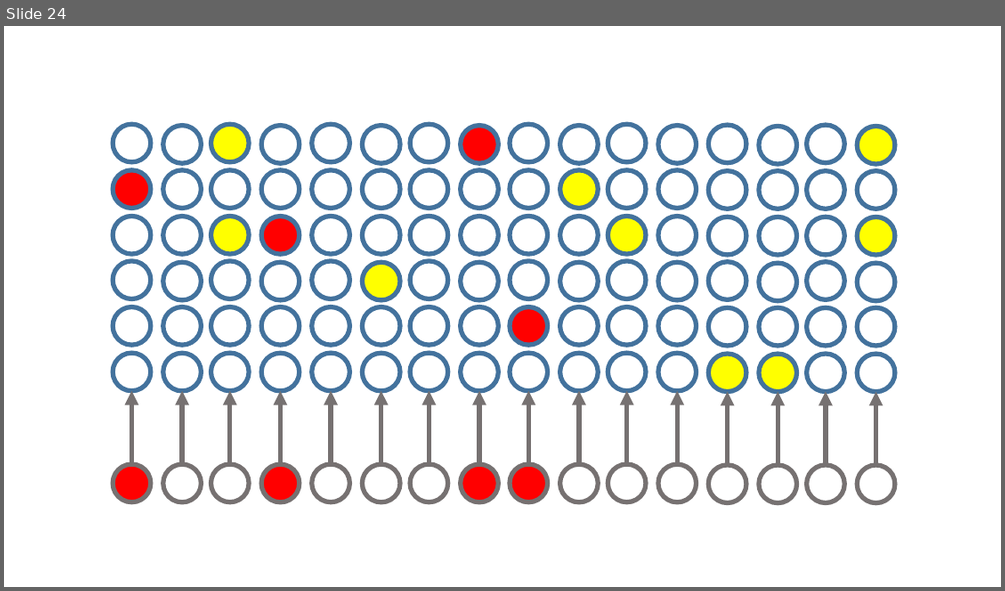
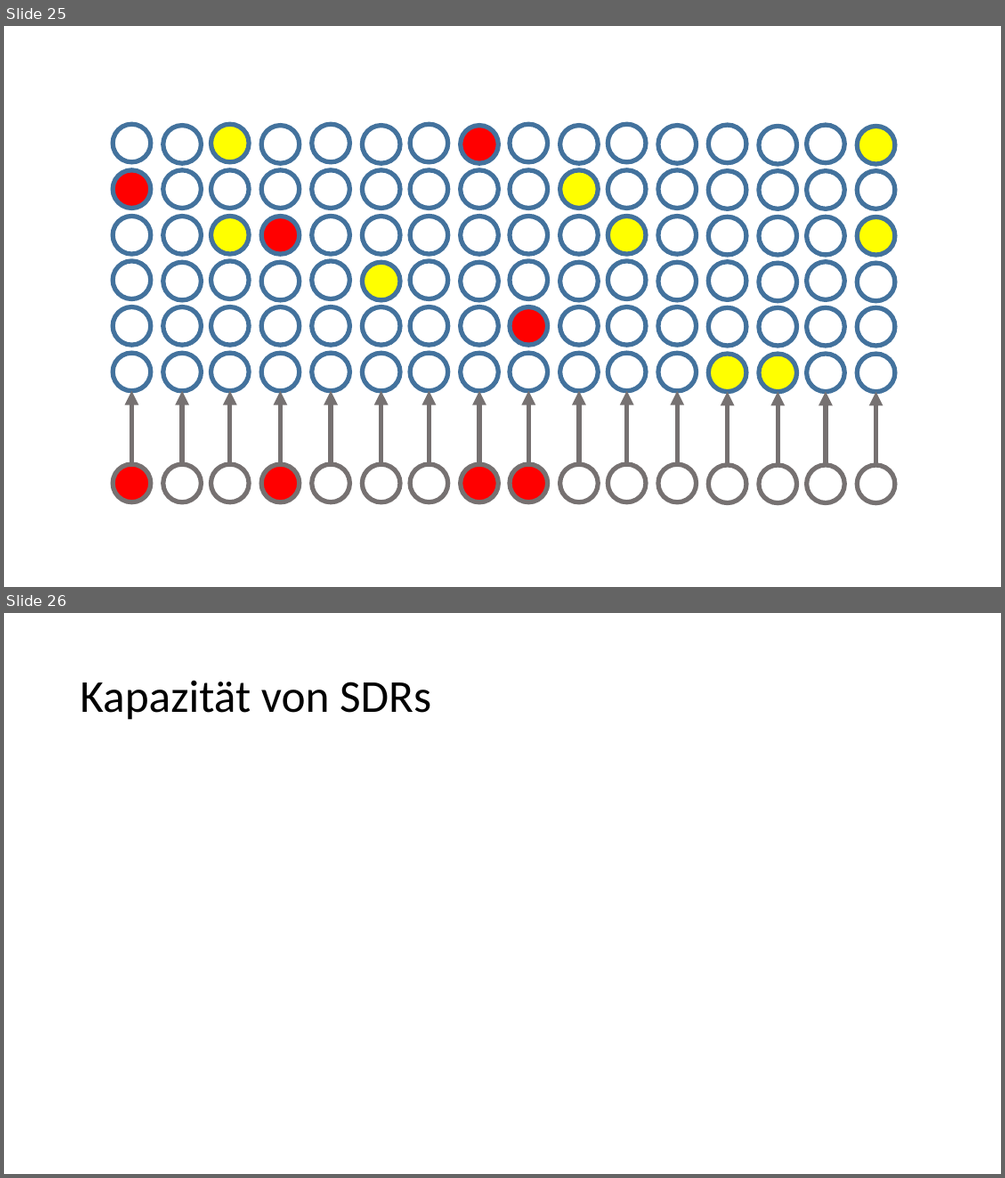
Before and after one commit to danck/hsem, a slide deck: Vortrag/hsem.pptx. Shown one above the other, each under a label of ours: slide 24 before the commit, slides 25 and 26 after it. The pictures are 1005x591 and 1005x1178 pixels, drawn with LibreOffice and Linux fonts; fonts in the diff are those of the drawing. Boxes give left, top, right and bottom in pixels: in the first picture for what was removed or moved away, otherwise in the second. Text is boxed around its words. In the diff, an @@ line names an element or a change of style, - is before the commit and + after.

```diff
--- a/Vortrag/hsem.pptx
+++ b/Vortrag/hsem.pptx
@@ slide 26 added at <box>4,613,1001,1174</box>, background #FFFFFF @@
@@ title added at <box>80,680,431,720</box>, 44 pt, text #000000 @@
+Kapazität von SDRs
@@ what was slide 24 is now slide 25 @@
```
Also in this commit, not shown: 7 slides changed, 17 other slides added, 5 slides removed.
